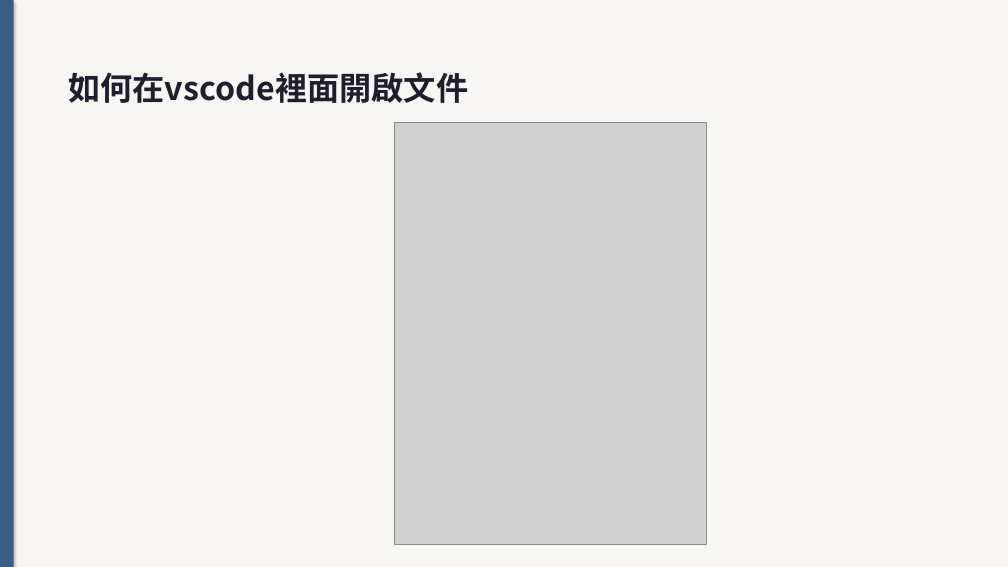
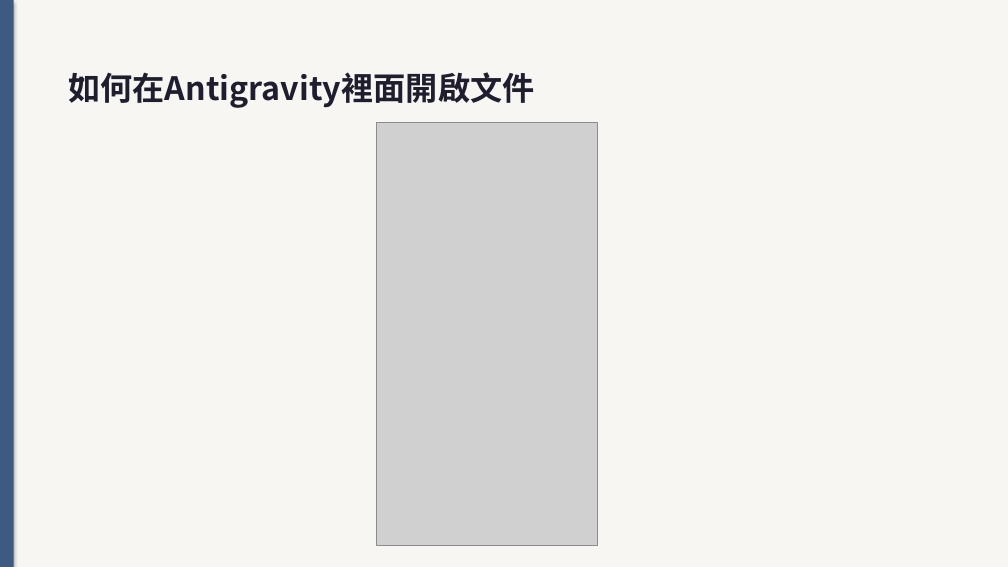
Before and after one commit to bobhsu408/vscode, a slide deck: slide 32 of jo6bj03284504t_6g4a83.pptx (slide 23 before the commit). Drawn at 1008x567 pixels with LibreOffice and Linux fonts; fonts in the diff are those of the drawing; grey boxes stand for pictures. Boxes give left, top, right and bottom in pixels: in the first picture for what was removed or moved away, otherwise in the second. Text is boxed around its words. In the diff, an @@ line names an element or a change of style, - is before the commit and + after.

```diff
--- a/jo6bj03284504t_6g4a83.pptx
+++ b/jo6bj03284504t_6g4a83.pptx
@@ text at box(68, 72, 535, 108): text changed @@
-如何在vscode裡面開啟文件
+如何在Antigravity裡面開啟文件
@@ picture: place and size @@
-picture at box(394, 122, 706, 544)
+picture at box(377, 123, 598, 545)
```
Also in this commit, not shown: 39 other slides changed, 23 slides added, 9 slides removed, 11 other files.
